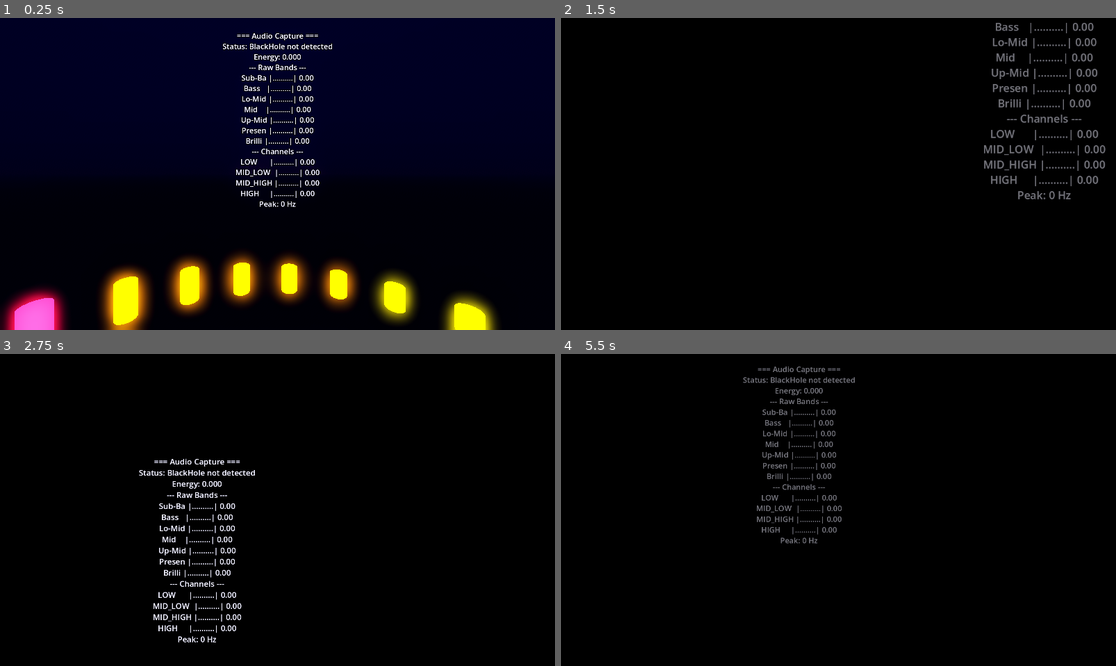
Above: before the commit, frames 1-4 (two rows, left to right).
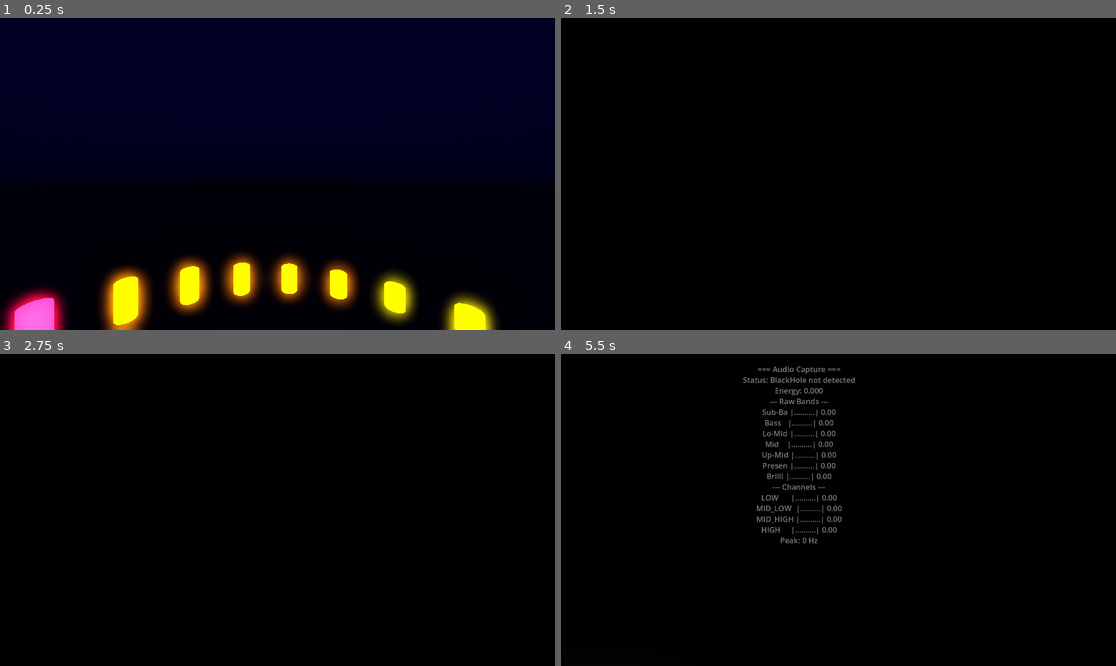
Above: after the commit, the same moments.

Repository: kquizz/vr-visualizer
Game: Godot game, scene res://scenes/main.tscn
Same seed, same stepped clock (60 frames per second), same inputs: the game is played once before the commit and once after it.
Inputs (mouse positions are in pixels of both pictures, inside the frame that each line leads up to):
- Up to frame 1 (0.25 s): no input
- Up to frame 2 (1.5 s): tap Enter at 0.5 s; move the mouse to (960, 158) at 0.52 s; tap Tab at 0.6, 1.35 s; move the mouse to (727, 189) at 1.27 s
- Up to frame 3 (2.75 s): move the mouse to (333, 441) at 2.02 s; tap Tab at 2.1 s
- Up to frame 4 (5.5 s): move the mouse to (810, 572) at 2.77 s; tap Tab every 0.75 s from 2.85 to 5.1 s; move the mouse to (1005, 556) at 3.52 s; tap Escape at 4.15 s; tap Space at 4.25 s; move the mouse to (672, 463) at 4.27 s; move the mouse to (866, 510) at 5.02 s

The runs differ from the first frame. In frame 1, 2.1% of the frame differs, in the area x 40-60%, y 4-61%; in frame 2, 2.0%; in frame 3, 1.8%; in frame 4, less than 0.1%.

Commit message:
feat(04): center warp dome at eye level, hide debug overlay by default
- Move WarpDome to y=1.7 (camera height) so injection center
  is at eye level instead of at the floor
- Debug overlay hidden by default, press Escape to toggle

Diff:
--- a/scenes/modes/warp.tscn
+++ b/scenes/modes/warp.tscn
@@ -56,7 +56,7 @@
 material = SubResource("ShaderMaterial_feedback")
 
 [node name="WarpDome" type="MeshInstance3D" parent="."]
-position = Vector3(0, 0, 0)
+position = Vector3(0, 1.7, 0)
 mesh = SubResource("SphereMesh_dome")
 material_override = SubResource("ShaderMaterial_display")
 
--- a/scripts/debug_overlay.gd
+++ b/scripts/debug_overlay.gd
@@ -16,6 +16,13 @@
 	_label.no_depth_test = true
 	_label.outline_size = 8
 	add_child(_label)
+	visible = false
+
+
+func _input(event: InputEvent) -> void:
+	if event is InputEventKey and event.pressed and not event.echo:
+		if event.keycode == KEY_ESCAPE:
+			visible = not visible
 
 func _process(_delta: float) -> void:
 	var data: AudioData = AudioManager.audio_data
